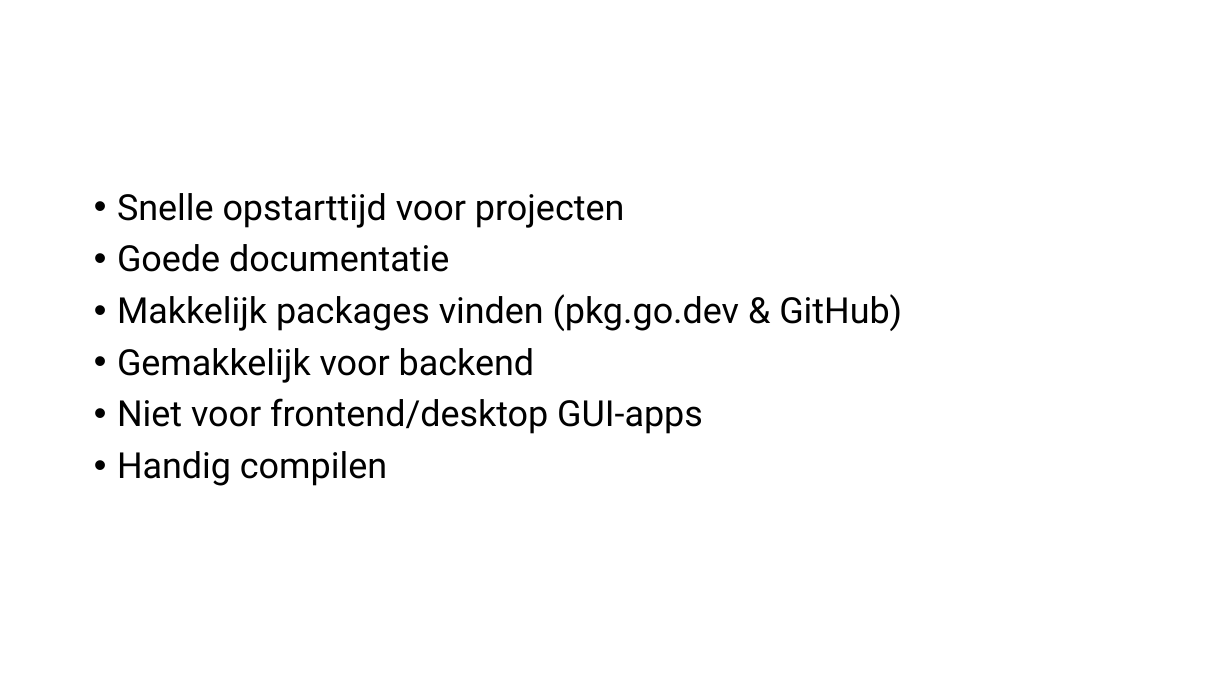
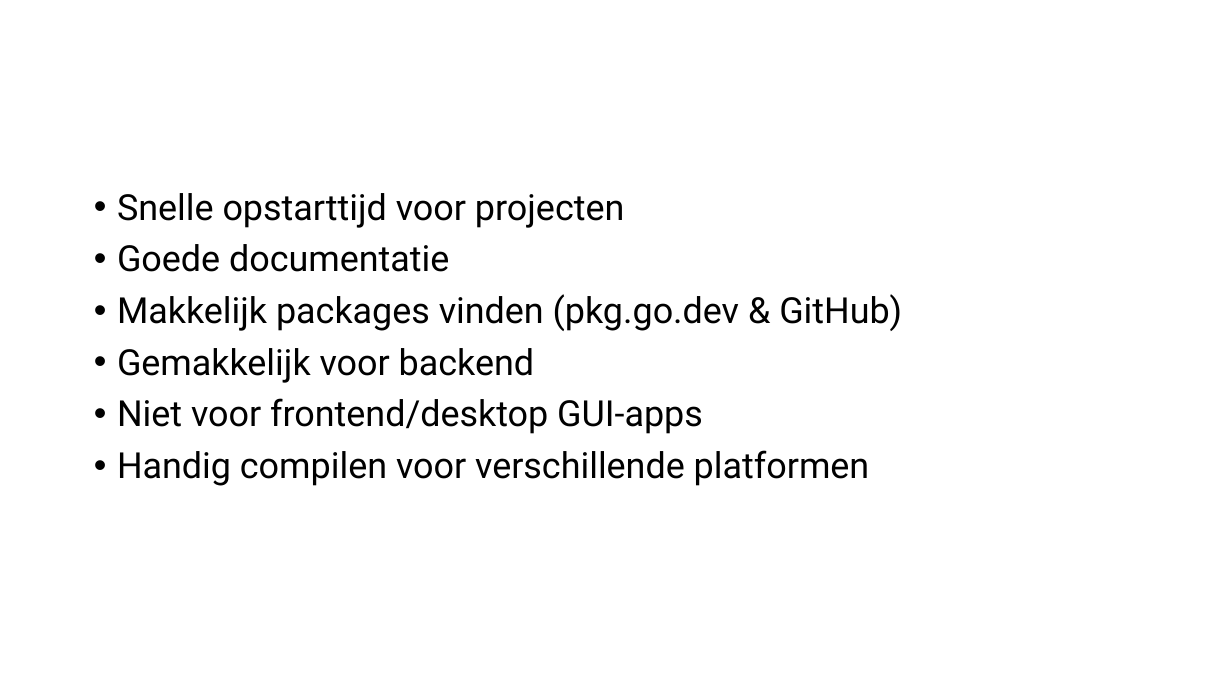
Before and after one commit to vervoortkobe/SoftwareTrends-Presentatie-Go-3ITSOF1, a slide deck: slide 16 of Golang.pptx. Drawn at 1232x693 pixels with LibreOffice and Linux fonts; fonts in the diff are those of the drawing; background and template pictures are left out. Boxes give left, top, right and bottom in pixels: in the first picture for what was removed or moved away, otherwise in the second. Text is boxed around its words. In the diff, an @@ line names an element or a change of style, - is before the commit and + after.

```diff
--- a/Golang.pptx
+++ b/Golang.pptx
@@ text at [117,450,870,486]: text changed @@
-• Handig compilen
+• Handig compilen voor verschillende platformen
```
Also in this commit, not shown: 8 other slides changed, 18 other files.
